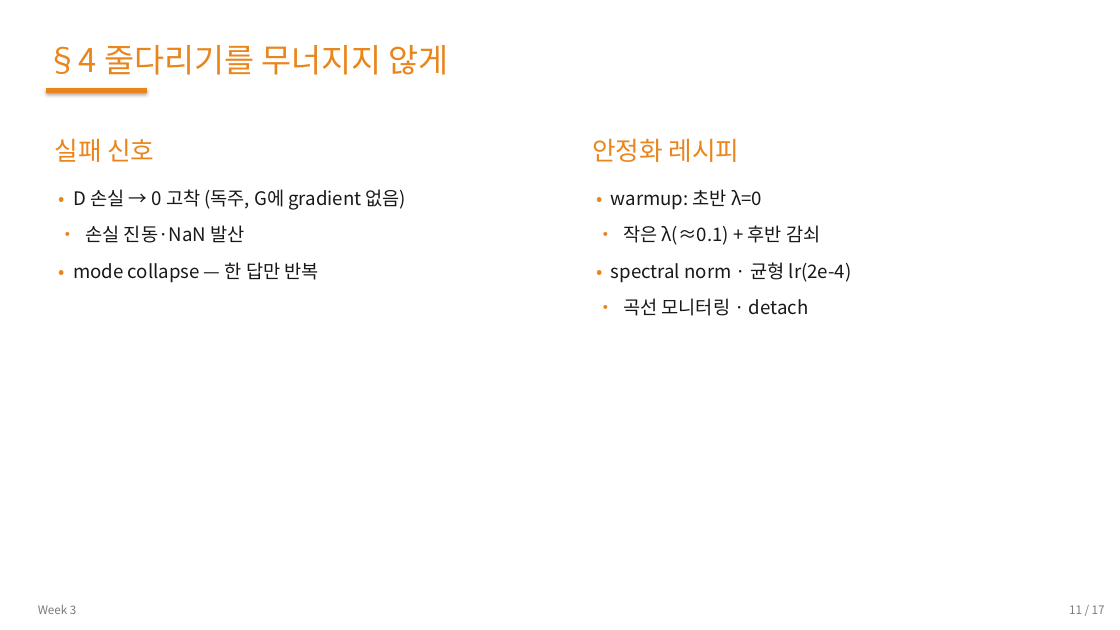
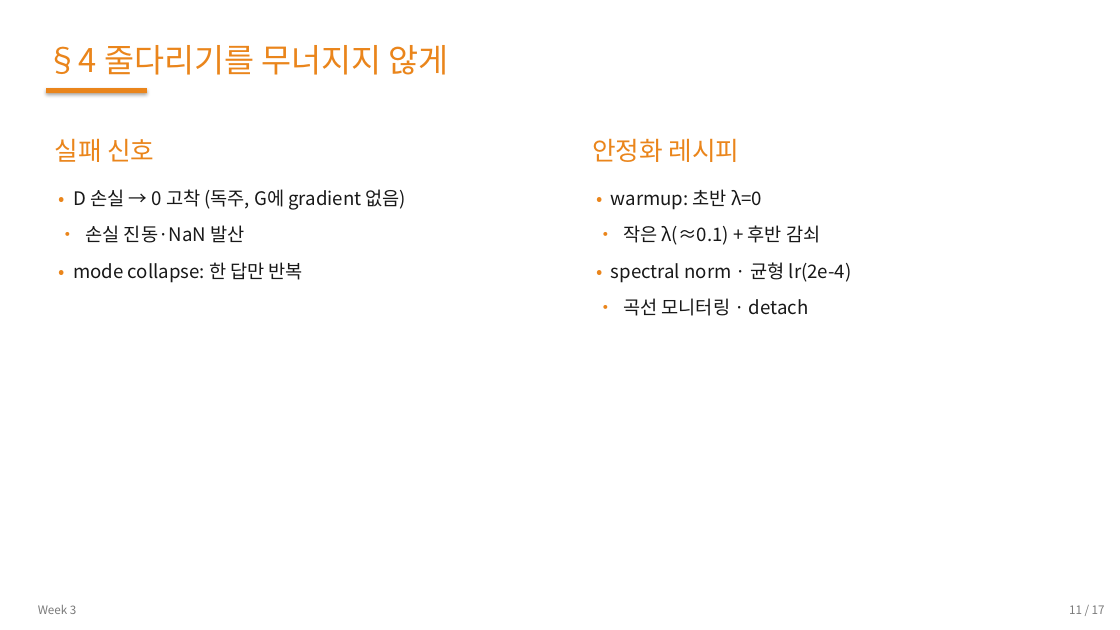
Before and after one commit to 01willy/Digital_rock_DL_Education, a slide deck: slide 11 of web/downloads/shared/w3/W3.pptx. Drawn at 1120x630 pixels with LibreOffice and Linux fonts; fonts in the diff are those of the drawing. Boxes give left, top, right and bottom in pixels: in the first picture for what was removed or moved away, otherwise in the second. Text is boxed around its words. In the diff, an @@ line names an element or a change of style, - is before the commit and + after.

```diff
--- a/web/downloads/shared/w3/W3.pptx
+++ b/web/downloads/shared/w3/W3.pptx
@@ text at (x1=73, y1=262, x2=303, y2=283): text changed @@
-• mode collapse — 한 답만 반복
+• mode collapse: 한 답만 반복
```
Also in this commit, not shown: 14 other slides changed, 25 other files.
